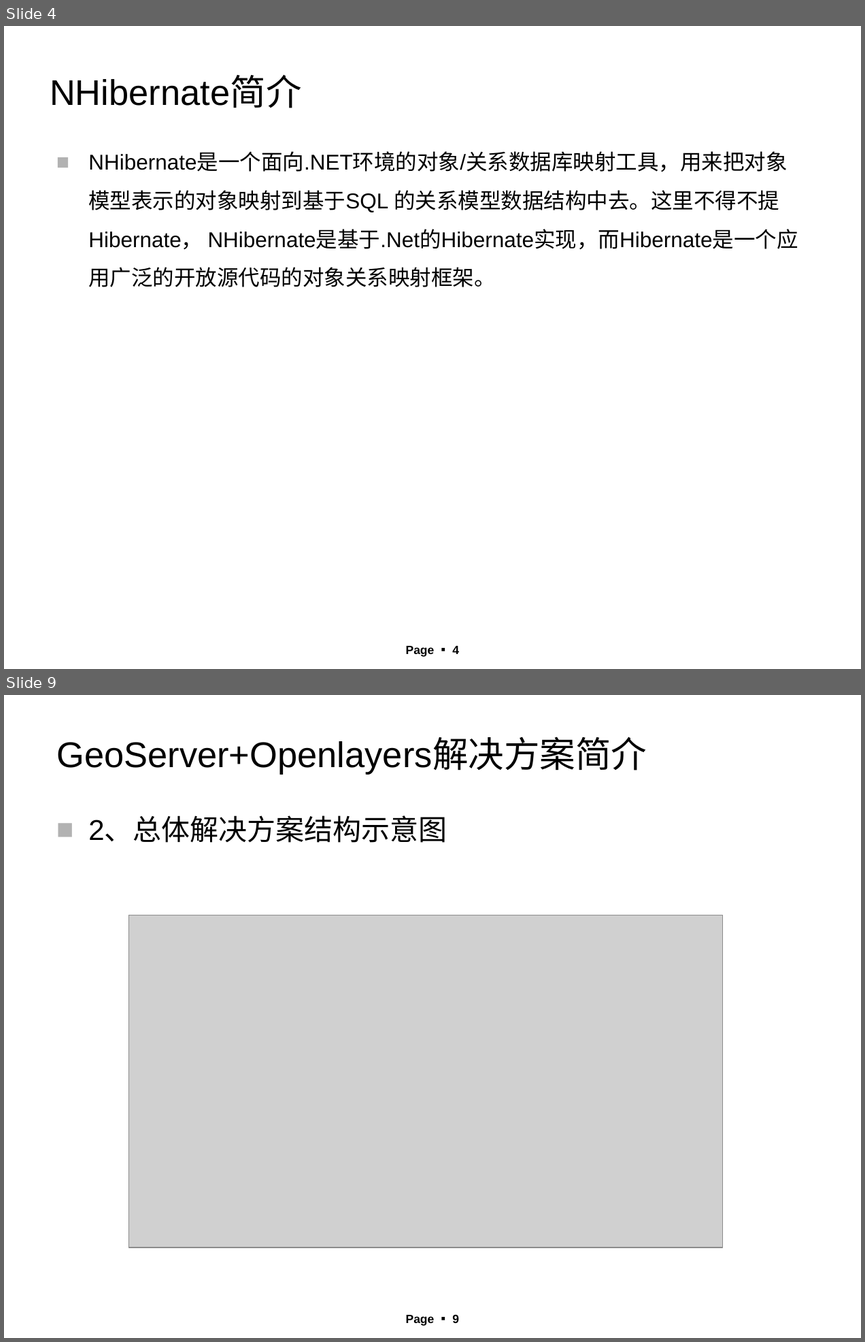
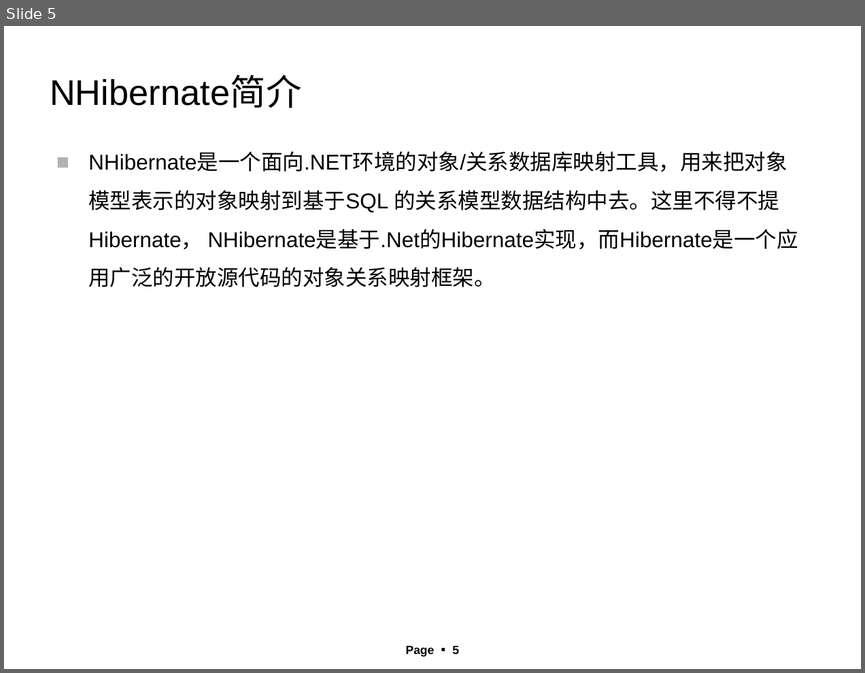
Before and after one commit to angrywindsoffice/anrgywindsPerson, a slide deck: Data Persistence Framework Pre-Research.ppt. Shown one above the other, each under a label of ours: slides 4 and 9 before the commit, slide 5 after it; the slides between them are not shown. The pictures are 865x1342 and 865x673 pixels, drawn with LibreOffice and Linux fonts; fonts in the diff are those of the drawing; grey boxes stand for pictures; background and template pictures are left out. Boxes give left, top, right and bottom in pixels: in the first picture for what was removed or moved away, otherwise in the second. Text is boxed around its words. In the diff, an @@ line names an element or a change of style, - is before the commit and + after.

```diff
--- a/Data Persistence Framework Pre-Research.ppt
+++ b/Data Persistence Framework Pre-Research.ppt
@@ slide 9 removed at (4,695,861,1338), background picture (left out); not listed: 1 template element that a slide beside it also shows @@
@@ title removed at (56,739,647,775) @@
-GeoServer+Openlayers解决方案简介
@@ text removed at (88,817,447,843) @@
-■ 2、总体解决方案结构示意图
@@ picture removed at (129,915,723,1248) @@
@@ what was slide 4 is now slide 5 @@
@@ page number at (406,645,459,656): text changed @@
-Page ▪ 4
+Page ▪ 5
```
Also in this commit, not shown: 1 slide changed, 4 slides added, 7 other slides removed.
